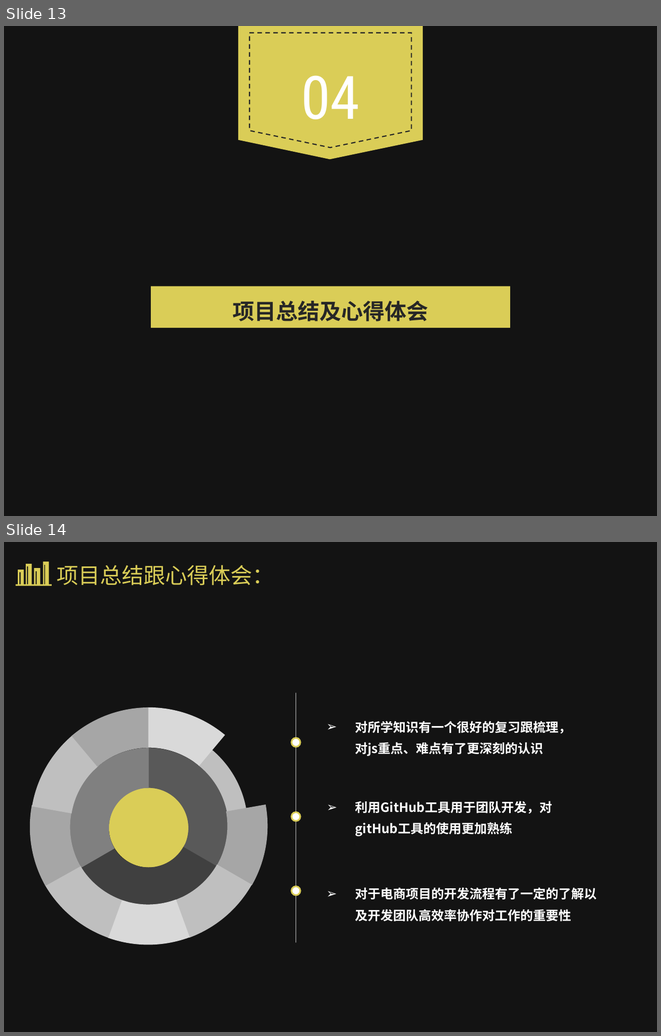
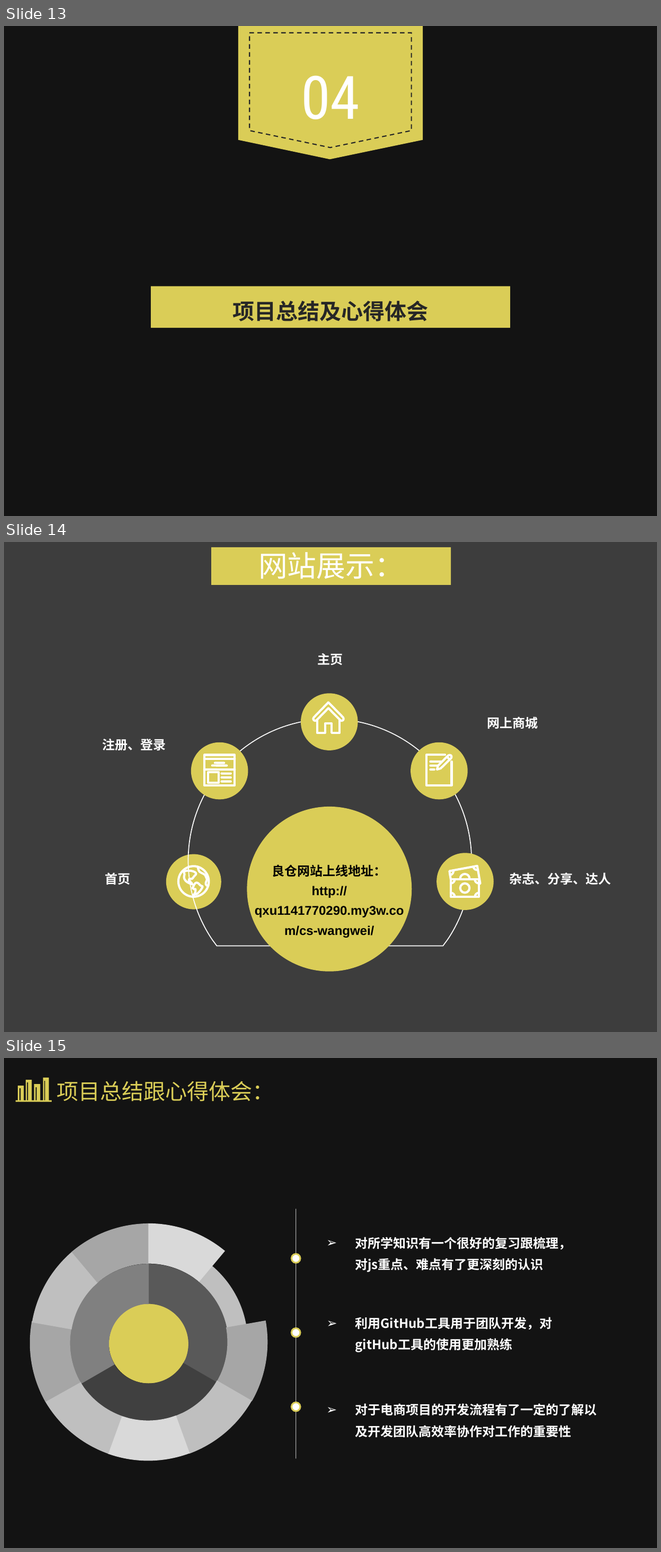
Before and after one commit to Wayne999999/liangcang009, a slide deck: 电商良仓项目总结.ppt. Shown one above the other, each under a label of ours: slides 13 and 14 before the commit, slides 13, 14 and 15 after it. The pictures are 661x1036 and 661x1552 pixels, drawn with LibreOffice and Linux fonts; fonts in the diff are those of the drawing; background and template pictures are left out; a plain dark background stands for a picture behind light text. Boxes give left, top, right and bottom in pixels: in the first picture for what was removed or moved away, otherwise in the second. Text is boxed around its words. In the diff, an @@ line names an element or a change of style, - is before the commit and + after.

```diff
--- a/电商良仓项目总结.ppt
+++ b/电商良仓项目总结.ppt
@@ slide 14 added at (4, 542, 657, 1032), background picture (left out); not listed: 1 template element that a slide beside it also shows @@
@@ rectangle added at (212, 547, 451, 585), fill #DACD57 @@
@@ text added at (258, 547, 404, 579), 32 pt, text #FFFFFF @@
+网站展示：
@@ text added at (318, 653, 343, 665), 14 pt, text #FFFFFF, bold @@
+主页
@@ text added at (487, 716, 538, 729), 14 pt, text #FFFFFF, bold @@
+网上商城
@@ text added at (103, 738, 166, 751), 14 pt, text #FFFFFF, bold @@
+注册、登录
@@ ellipse added at (166, 854, 221, 909), fill #DACD57 @@
@@ text added at (105, 872, 131, 884), 14 pt, text #FFFFFF, bold @@
+首页
@@ group added at (178, 694, 494, 971): 17 freeform shapes, 10 lines, 7 ellipses, 3 rectangles, 1 text @@
+良仓网站上线地址：http://qxu1141770290.my3w.com/cs-wangwei/
@@ text added at (510, 872, 611, 884), 14 pt, text #FFFFFF, bold @@
+杂志、分享、达人
@@ what was slide 14 is now slide 15 @@
```
Also in this commit, not shown: 2 other files.
